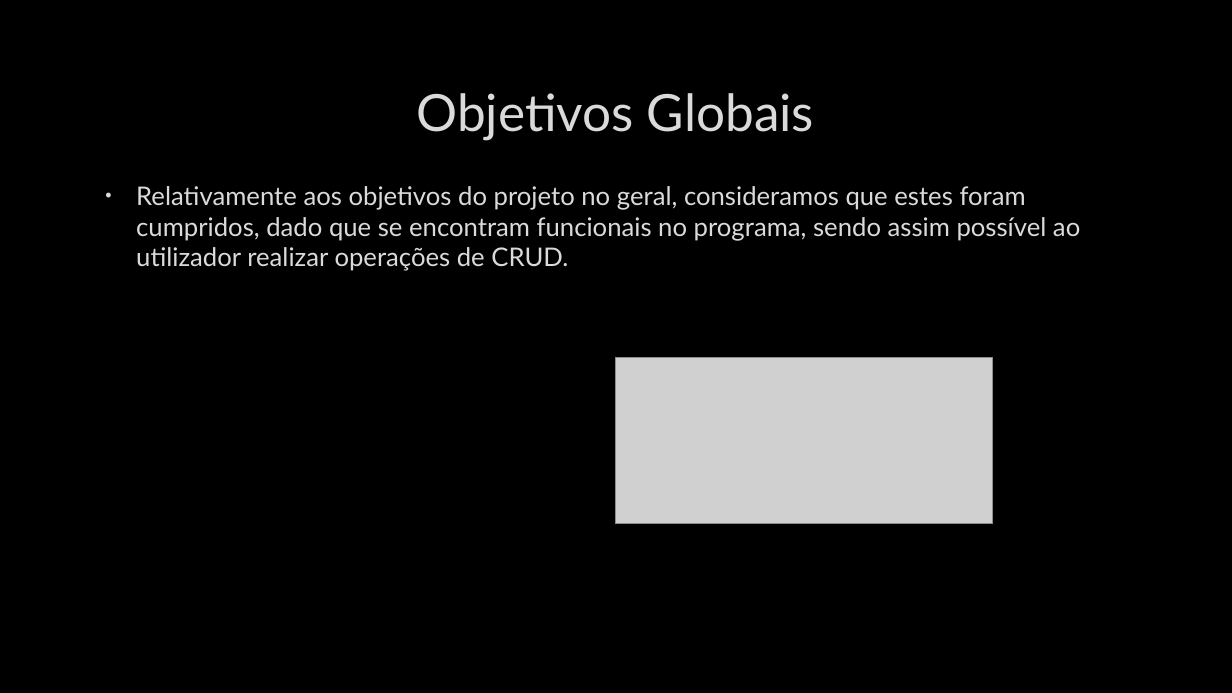
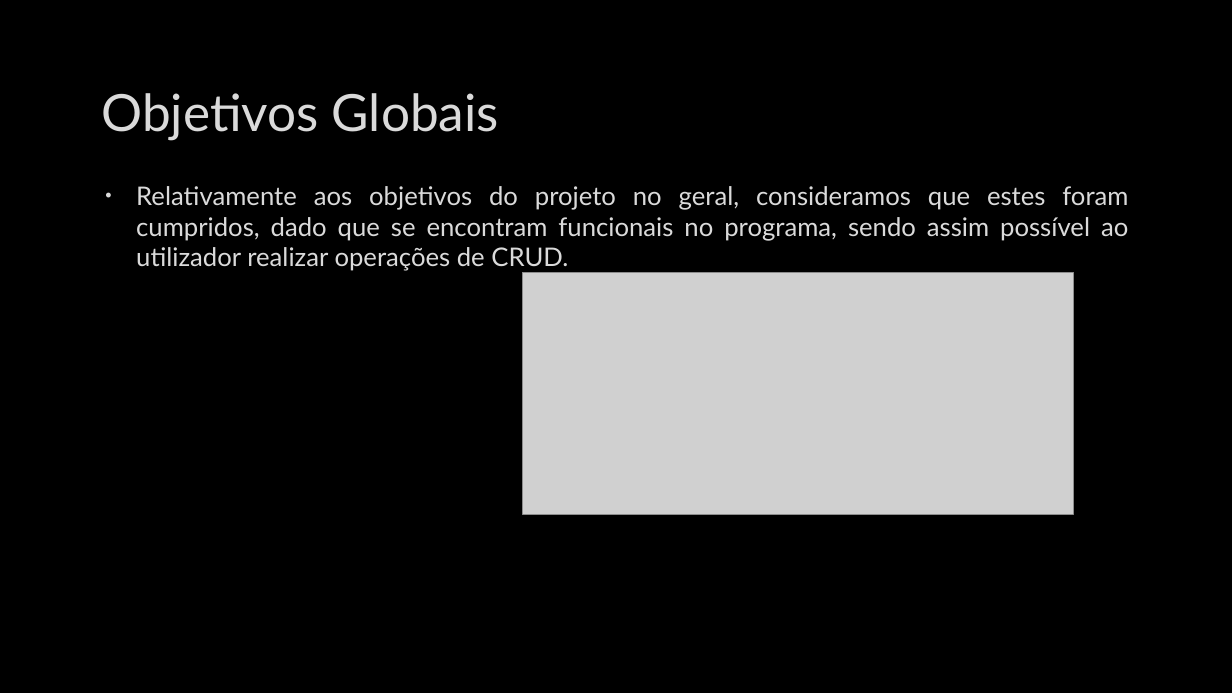
Before and after one commit to Caio-Nogueira/1-Projeto_AEDA, a slide deck: slide 7 of empresa_transportes.pptx (slide 11 before the commit). Drawn at 1232x693 pixels with LibreOffice and Linux fonts; fonts in the diff are those of the drawing; grey boxes stand for pictures; background and template pictures are left out. Boxes give left, top, right and bottom in pixels: in the first picture for what was removed or moved away, otherwise in the second. Text is boxed around its words. In the diff, an @@ line names an element or a change of style, - is before the commit and + after.

```diff
--- a/empresa_transportes.pptx
+++ b/empresa_transportes.pptx
@@ title "Objetivos Globais" at bbox=[102, 93, 499, 140]: alignment centre to left @@
@@ text "Relativamente aos objetivos do projeto ..." at bbox=[136, 186, 1128, 271]: alignment left to justified @@
@@ picture: place and size @@
-picture at bbox=[616, 358, 993, 523]
+picture at bbox=[522, 273, 1074, 515]
```
Also in this commit, not shown: 7 other slides changed, 3 slides added, 6 slides removed.
